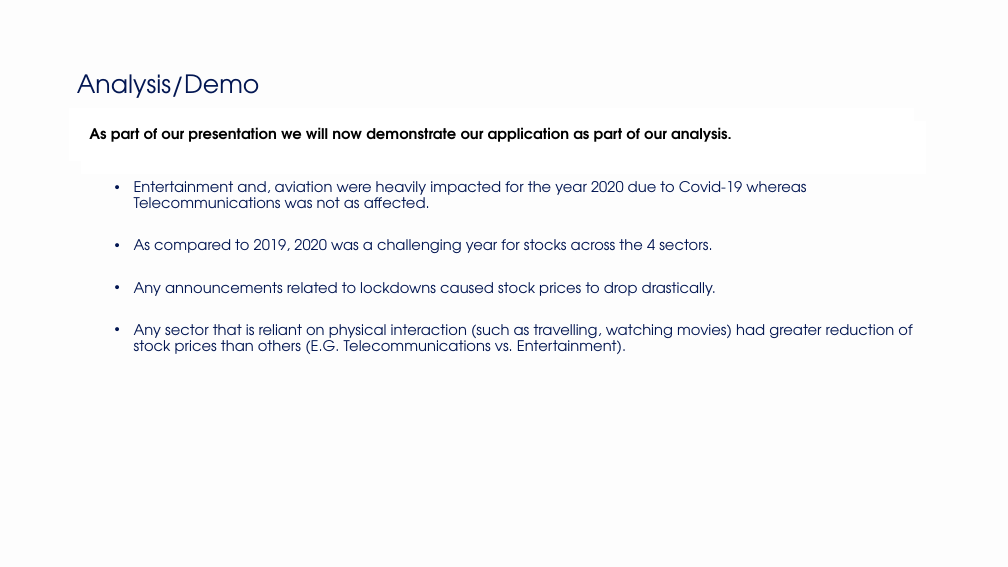
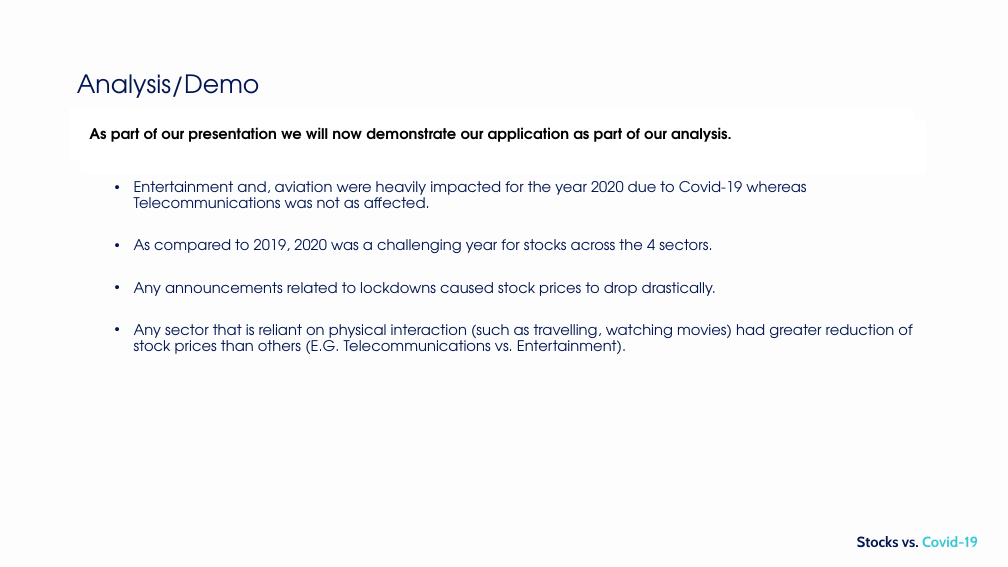
Before and after one commit to NikitaCase/stocks-vs-covid, a slide deck: slide 18 of stocksvscovid/Project 3 V1.pptx (slide 17 before the commit). Drawn at 1008x567 pixels with LibreOffice and Linux fonts; fonts in the diff are those of the drawing; background and template pictures are left out. Boxes give left, top, right and bottom in pixels: in the first picture for what was removed or moved away, otherwise in the second. Text is boxed around its words. In the diff, an @@ line names an element or a change of style, - is before the commit and + after.

```diff
--- a/stocksvscovid/Project 3 V1.pptx
+++ b/stocksvscovid/Project 3 V1.pptx
@@ text added at <box>857,536,978,548</box>, 14 pt, text #021652, bold @@
+Stocks vs. Covid-19
```
Also in this commit, not shown: 17 other slides changed, 1 slide added.
